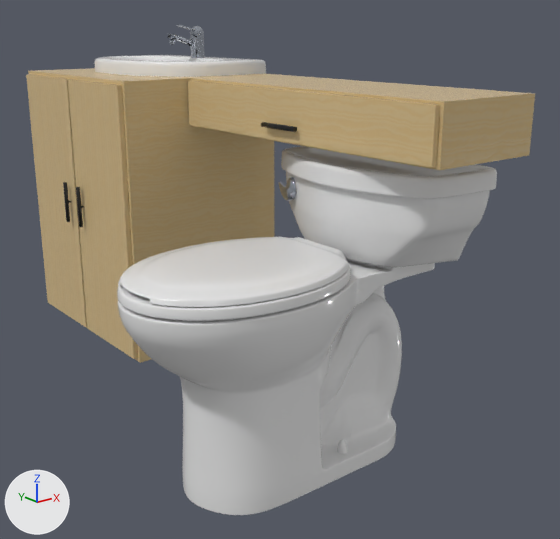
An edit to the Blender file 3d_models/table_sink/table_sink1.blend, drawn before and after from the same camera.
One viewpoint serves both versions: a 50 mm camera at (-1.018, -1.8, 0.829) aimed at (-0.013, -0.543, 0.326). Lighting does not change. The marker at lower left points along +X, +Y and +Z.

The scene before the commit, as lines of its bpy script (objects in view):
```python
me_cube_001 = bpy.data.meshes.new('Cube.001')
me_cube_001.from_pydata(...)  # 107 vertices, 72 faces; spans x -2.05..0.0, y -4.77..0.0, z 0.22..2.0
me_cube_001.materials.append(mat_wood_plain_ligth)
me_cylinder_001 = bpy.data.meshes.new('Cylinder.001')
me_cylinder_001.from_pydata(...)  # an 8-sided cylinder along z spanning x -0.005..0.005, y -0.005..0.005, z -0.04..0.04; an 8-sided cylinder along y spanning x -0.01..0.01, y -0.098..0.098, z -0.103..-0.018
for i in [*range(0, 6), 7, 8, *range(10, 16), 17, 18]: me_cylinder_001.polygons[i].use_smooth = True
me_cylinder_001.materials.append(mat_metal_black_opaque)  # black #111111
me_toilet_01 = bpy.data.meshes.new('Toilet-01')
me_toilet_01.from_pydata(...)  # 5513 vertices, 5536 faces; spans x -0.424..0.233, y -0.224..0.227, z 0.0..0.585
me_toilet_01.polygons.foreach_set('use_smooth', [True] * 5536)
# faces by material slot: [3418, 186, 1932]
me_toilet_01.materials.append(mat_ceramic_white)  # white #e7e7e7
me_toilet_01.materials.append(mat_metal_silver)  # light grey #b1b7c1
me_toilet_01.materials.append(mat_plastic_white)  # white #e7e7e7
ob_handle_002 = bpy.data.objects.new('handle.002', me_cylinder_001)
ob_handle_002.location = (-0.082, -0.634, 0.647)
ob_handle_002.rotation_euler = (3.142, -1.571, 0.0)  # degrees (180, -90, 0)
ob_handle_002.scale = (0.5, 0.5, 0.118)
ob_table = bpy.data.objects.new('table', me_cube_001)
ob_table.location = (0.169, 0.227, 0.0)
ob_table.scale = (0.2, 0.26, 0.36)
ob_toilet = bpy.data.objects.new('toilet', me_toilet_01)
ob_toilet.location = (-0.063, -0.738, 0.0)
_m = ob_toilet.modifiers.new('Subsurf', 'SUBSURF')
# also in view: 'sink' at (0.088, -0.032, 0.788); 'washer' at (0.022, -0.033, 0.692)
```
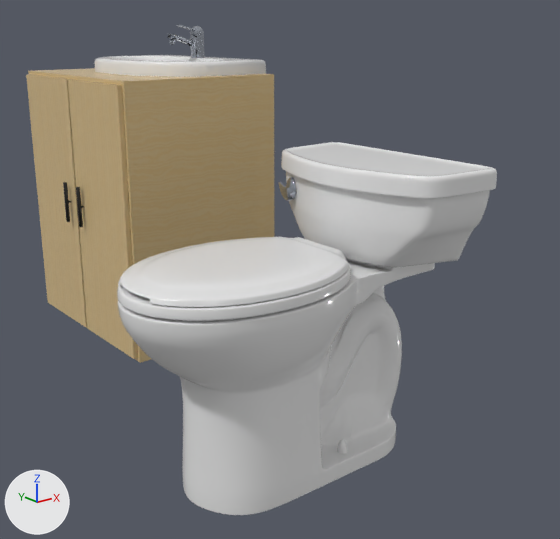
Location of each change, (x1, y1, x2, y2) in pixels of the pictures (560 x 539 px):
'table', reshaped (51% narrower): before (26, 68, 535, 363); after (26, 68, 274, 363)
'handle.002', deleted: before (261, 122, 297, 132)
part 1 of me_cube_001, deleted (beige): before (190, 74, 535, 170)
part 2 of me_cube_001, deleted (beige): before (188, 81, 440, 167)

What changed in the scene script:
```text
Change me_cube_001:
    where me_cube_001.from_pydata(...)  # 107 vertices, 72 faces; spans x -2.05..0.0, y -4.77..0.0, z 0.22..2.0
    used by ob_table; location = (0.169, 0.227, 0.0); scale = (0.2, 0.26, 0.36)
    me_cube_001 part 1: the loose piece of 16 vertices spanning x -1.19..0.0, y -4.77..-2.0, z 1.71..2.0 is deleted
    me_cube_001 part 2: the loose piece of 8 vertices spanning x -1.24..-1.19, y -4.74..-2.03, z 1.72..1.99 is deleted
Remove ob_handle_002:
    ob_handle_002 = bpy.data.objects.new('handle.002', me_cylinder_001)
    ob_handle_002.location = (-0.082, -0.634, 0.647)
    ob_handle_002.rotation_euler = (3.142, -1.571, 0.0)  # degrees (180, -90, 0)
    ob_handle_002.scale = (0.5, 0.5, 0.118)
```
